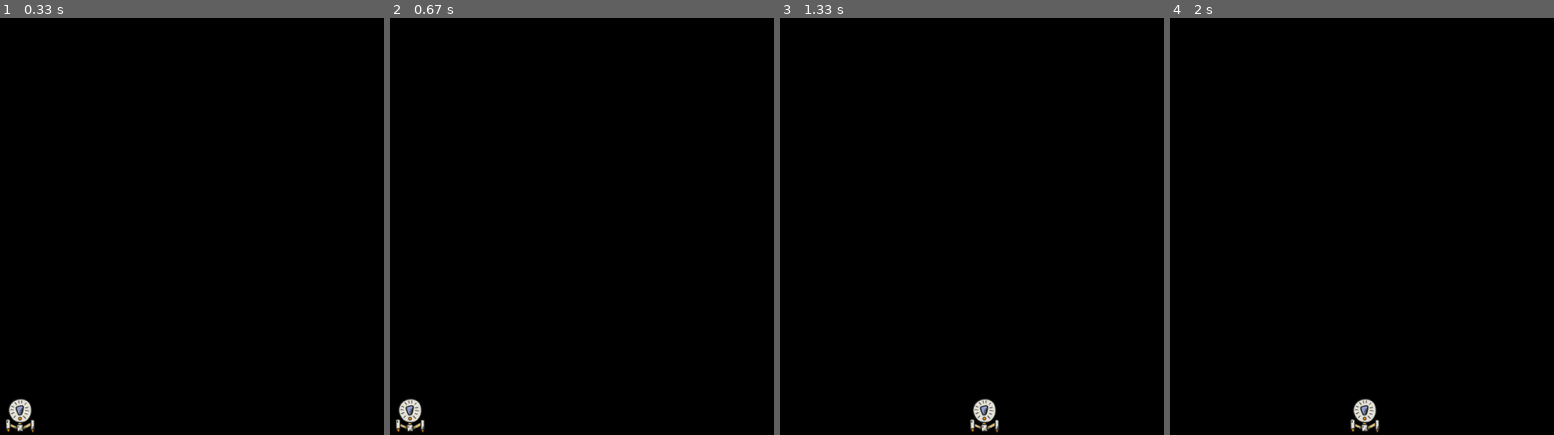
Above: before the commit, frames 1-4 (left to right).
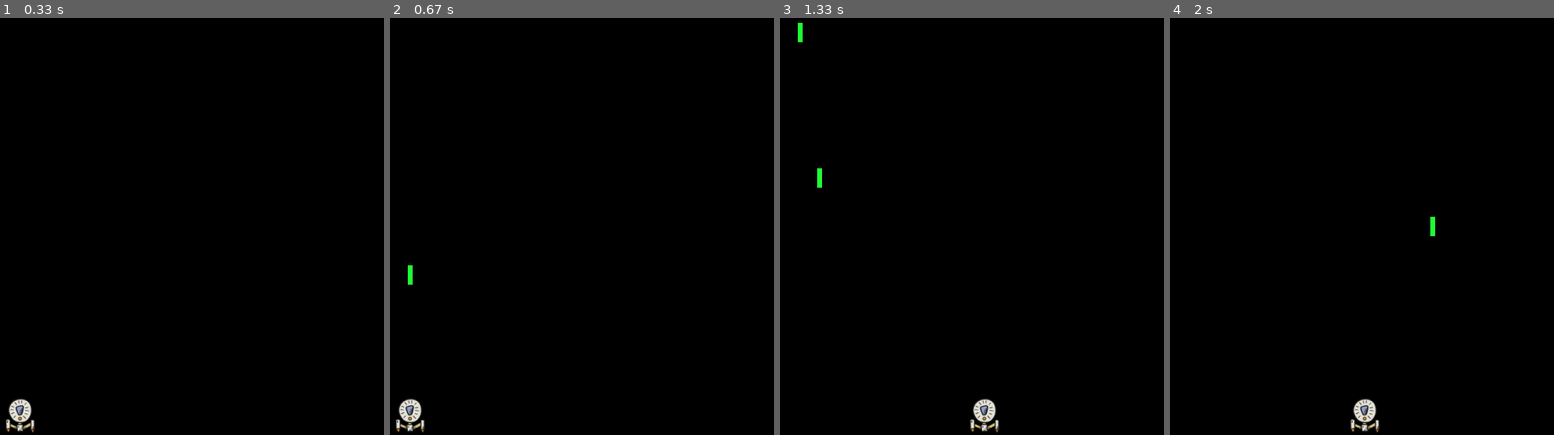
Above: after the commit, the same moments.

Repository: ravenusmc/game_collection
Game: pygame game, started from space_invaders/main.py
Two runs of this game, one before a commit and one after it. Both use one fixed random seed, a clock stepped at 60 frames per second and the inputs below.
Inputs:
- Up to frame 1 (0.33 s): no input
- Up to frame 2 (0.67 s): tap Space at 0.33 s
- Up to frame 3 (1.33 s): hold Right 0.67-1.13 s; tap Space at 0.73, 1.03, 1.23 s; hold Right from 1.17 s (still down)
- Up to frame 4 (2 s): tap Space at 1.53, 1.73 s; release Right at 1.63 s; hold Left from 1.67 s (still down)

Frame 1 is identical in both runs. In frame 2, less than 0.1% of the frame differs, in the area x 4-6%, y 59-64%; in frame 3, 0.1%, in the area x 4-11%, y 1-41%; in frame 4, less than 0.1%.

Commit message:
worked on playerbullet class

Diff:
--- a/space_invaders/main.py
+++ b/space_invaders/main.py
@@ -62,7 +62,6 @@
         self.bullet_group = bullet_group
         self.shoot_sound = pygame.mixer.Sound("./assets/player_fire.wav")
 
-
     def update(self):
         keys = pygame.key.get_pressed()
 
@@ -73,7 +72,11 @@
             self.rect.x += self.velocity
 
     def fire(self):
-        pass
+        """Fire a bullet"""
+        #Restrict the number of bullets on screen at a time
+        if len(self.bullet_group) < 2:
+            self.shoot_sound.play()
+            PlayerBullet(self.rect.centerx, self.rect.top, self.bullet_group)
 
     def reset(self):
         self.rect.centerx = WINDOW_WIDTH//2
@@ -94,11 +97,21 @@
 
 class PlayerBullet(pygame.sprite.Sprite):
 
-    def __init__(self):
-        pass
+    def __init__(self, x, y, bullet_group):
+        super().__init__()
+        self.image = pygame.image.load("./assets/green_laser.png")
+        self.rect = self.image.get_rect()
+        self.rect.centerx = x
+        self.rect.centery = y
+
+        self.velocity = 10
+        bullet_group.add(self)
 
     def update(self):
-        pass
+        self.rect.y -= self.velocity
+        if self.rect.bottom < 0:
+            self.kill()
+
 
 class AlienBullet(pygame.sprite.Sprite):
 
@@ -129,6 +142,10 @@
     for event in pygame.event.get():
         if event.type == pygame.QUIT:
             running = False
+        #The player wants to fire
+        if event.type == pygame.KEYDOWN:
+            if event.key == pygame.K_SPACE:
+                my_player.fire()
 
     #Fill the display
     display_surface.fill((0,0,0))
--- /dev/null
+++ b/space_invaders/space_invaders.py
@@ -0,0 +1,387 @@
+import pygame, random
+
+#Initialize pygame
+pygame.init()
+
+#Set display surface
+WINDOW_WIDTH = 1200
+WINDOW_HEIGHT = 700
+display_surface = pygame.display.set_mode((WINDOW_WIDTH, WINDOW_HEIGHT))
+pygame.display.set_caption("Space Invaders")
+
+#Set FPS and clock
+FPS = 60
+clock = pygame.time.Clock()
+
+#Define Classes
+class Game():
+    """A class to help control and update gameplay"""
+
+    def __init__(self, player, alien_group, player_bullet_group, alien_bullet_group):
+        """Initialze the game"""
+        #Set game values
+        self.round_number = 1
+        self.score = 0
+
+        self.player = player
+        self.alien_group = alien_group
+        self.player_bullet_group = player_bullet_group
+        self.alien_bullet_group = alien_bullet_group
+
+        #Set sounds and music
+        self.new_round_sound = pygame.mixer.Sound("new_round.wav")
+        self.breach_sound = pygame.mixer.Sound("breach.wav")
+        self.alien_hit_sound = pygame.mixer.Sound("alien_hit.wav")
+        self.player_hit_sound = pygame.mixer.Sound("player_hit.wav")
+
+        #Set font
+        self.font = pygame.font.Font("Facon.ttf", 32)
+
+    def update(self):
+        """Update the game"""
+        self.shift_aliens()
+        self.check_collisions()
+        self.check_round_completion()
+
+    def draw(self):
+        """Draw the HUD and other information to display"""
+        #Set colors
+        WHITE = (255, 255, 255)
+
+        #Set text
+        score_text = self.font.render("Score: " + str(self.score), True, WHITE)
+        score_rect = score_text.get_rect()
+        score_rect.centerx = WINDOW_WIDTH//2
+        score_rect.top = 10
+
+        round_text = self.font.render("Round: " + str(self.round_number), True, WHITE)
+        round_rect = round_text.get_rect()
+        round_rect.topleft = (20, 10)
+
+        lives_text = self.font.render("Lives: " + str(self.player.lives), True, WHITE)
+        lives_rect = lives_text.get_rect()
+        lives_rect.topright = (WINDOW_WIDTH - 20, 10)
+
+        #Blit the HUD to the display
+        display_surface.blit(score_text, score_rect)
+        display_surface.blit(round_text, round_rect)
+        display_surface.blit(lives_text, lives_rect)
+        pygame.draw.line(display_surface, WHITE, (0, 50), (WINDOW_WIDTH, 50), 4)
+        pygame.draw.line(display_surface, WHITE, (0, WINDOW_HEIGHT - 100), (WINDOW_WIDTH, WINDOW_HEIGHT - 100), 4)
+
+    def shift_aliens(self):
+        """Shift a wave of aliens down the screen and reverse direction"""
+        #Determine if alien group has hit an edge
+        shift = False
+        for alien in (self.alien_group.sprites()):
+            if alien.rect.left <= 0 or alien.rect.right >= WINDOW_WIDTH:
+                shift = True
+
+        #Shift every alien down, change direction, and check for a breach
+        if shift:
+            breach = False
+            for alien in (self.alien_group.sprites()):
+                #Shift down
+                alien.rect.y += 10*self.round_number
+
+                #Reverse the direction and move the alien off the edge so 'shift' doesn't trigger
+                alien.direction = -1*alien.direction
+                alien.rect.x += alien.direction*alien.velocity
+
+                #Check if an alien reached the ship
+                if alien.rect.bottom >= WINDOW_HEIGHT - 100:
+                    breach = True
+
+            #Aliens breached the line
+            if breach:
+                self.breach_sound.play()
+                self.player.lives -= 1
+                self.check_game_status("Aliens breached the line!", "Press 'Enter' to continue")
+
+
+    def check_collisions(self):
+        """Check for collisions"""
+        #See if any bullet in the player bullet group hit an alien in the alien group
+        if pygame.sprite.groupcollide(self.player_bullet_group, self.alien_group, True, True):
+            self.alien_hit_sound.play()
+            self.score += 100
+
+        #See if the player has collided with any bullet in the alien bullet group
+        if pygame.sprite.spritecollide(self.player, self.alien_bullet_group, True):
+            self.player_hit_sound.play()
+            self.player.lives -= 1
+
+            self.check_game_status("You've been hit!", "Press 'Enter' to continue")
+
+    def check_round_completion(self):
+        """Check to see if a player has completed a single round"""
+        #If the alien group is empty, you've completed the round
+        if not (self.alien_group):
+            self.score += 1000*self.round_number
+            self.round_number += 1
+
+            self.start_new_round()
+
+
+    def start_new_round(self):
+        """Start a new round"""
+        #Create a grid of Aliens 11 columns and 5 rows.
+        for i in range(11):
+            for j in range(5):
+                alien = Alien(64 + i*64, 64 + j*64, self.round_number, self.alien_bullet_group)
+                self.alien_group.add(alien)
+
+        #Pause the game and prompt user to start
+        self.new_round_sound.play()
+        self.pause_game("Space Invaders Round " + str(self.round_number), "Press 'Enter' to begin")
+
+    def check_game_status(self, main_text, sub_text):
+        """Check to see the status of the game and how the player died"""
+        #Empty the bullet groups and reset player and remaining aliens
+        self.alien_bullet_group.empty()
+        self.player_bullet_group.empty()
+        self.player.reset()
+        for alien in self.alien_group:
+            alien.reset()
+
+        #Check if the game is over or if it is a simple round reset
+        if self.player.lives == 0:
+            self.reset_game()
+        else:
+            self.pause_game(main_text, sub_text)
+
+
+    def pause_game(self, main_text, sub_text):
+        """Pauses the game"""
+        global running
+
+        #Set colors
+        WHITE = (255, 255, 255)
+        BLACK = (0, 0, 0)
+
+        #Create main pause text
+        main_text = self.font.render(main_text, True, WHITE)
+        main_rect = main_text.get_rect()
+        main_rect.center = (WINDOW_WIDTH//2, WINDOW_HEIGHT//2)
+
+        #Create sub pause text
+        sub_text = self.font.render(sub_text, True, WHITE)
+        sub_rect = sub_text.get_rect()
+        sub_rect.center = (WINDOW_WIDTH//2, WINDOW_HEIGHT//2 + 64)
+
+        #Blit the pause text
+        display_surface.fill(BLACK)
+        display_surface.blit(main_text, main_rect)
+        display_surface.blit(sub_text, sub_rect)
+        pygame.display.update()
+
+        #Pause the game until the user hits enter
+        is_paused = True
+        while is_paused:
+            for event in pygame.event.get():
+                #The user wants to play again
+                if event.type == pygame.KEYDOWN:
+                    if event.key == pygame.K_RETURN:
+                        is_paused = False
+                #The user wants to quit
+                if event.type == pygame.QUIT:
+                    is_paused = False
+                    running = False
+
+    def reset_game(self):
+        """Reset the game"""
+        self.pause_game("Final Score: " + str(self.score), "Press 'Enter' to play again")
+
+        #Reset game values
+        self.score = 0
+        self.round_number = 1
+
+        self.player.lives = 5
+
+        #Empty groups
+        self.alien_group.empty()
+        self.alien_bullet_group.empty()
+        self.player_bullet_group.empty()
+
+        #Start a new game
+        self.start_new_round()
+
+
+class Player(pygame.sprite.Sprite):
+    """A class to model a spaceship the user can controll"""
+
+    def __init__(self, bullet_group):
+        """Initialize the player"""
+        super().__init__()
+        self.image = pygame.image.load("player_ship.png")
+        self.rect = self.image.get_rect()
+        self.rect.centerx = WINDOW_WIDTH//2
+        self.rect.bottom = WINDOW_HEIGHT
+
+        self.lives = 5
+        self.velocity = 8
+
+        self.bullet_group = bullet_group
+
+        self.shoot_sound = pygame.mixer.Sound("player_fire.wav")
+
+    def update(self):
+        """Update the player"""
+        keys = pygame.key.get_pressed()
+
+        #Move the player within the bounds of the screen
+        if keys[pygame.K_LEFT] and self.rect.left > 0:
+            self.rect.x -= self.velocity
+        if keys[pygame.K_RIGHT] and self.rect.right < WINDOW_WIDTH:
+            self.rect.x += self.velocity
+
+    def fire(self):
+        """Fire a bullet"""
+        #Restrict the number of bullets on screen at a time
+        if len(self.bullet_group) < 2:
+            self.shoot_sound.play()
+            PlayerBullet(self.rect.centerx, self.rect.top, self.bullet_group)
+
+    def reset(self):
+        """Reset the players position"""
+        self.rect.centerx = WINDOW_WIDTH//2
+
+
+class Alien(pygame.sprite.Sprite):
+    """A class to model an enemy alien"""
+
+    def __init__(self, x, y, velocity, bullet_group):
+        """Initialize the alien"""
+        super().__init__()
+        self.image = pygame.image.load("alien.png")
+        self.rect = self.image.get_rect()
+        self.rect.topleft = (x, y)
+
+        self.starting_x = x
+        self.starting_y = y
+
+        self.direction = 1
+        self.velocity = velocity
+        self.bullet_group = bullet_group
+
+        self.shoot_sound = pygame.mixer.Sound("alien_fire.wav")
+
+    def update(self):
+        """Update the alien"""
+        self.rect.x += self.direction*self.velocity
+
+        #Randomly fire a bullet
+        if random.randint(0, 1000) > 999 and len(self.bullet_group) < 3:
+            self.shoot_sound.play()
+            self.fire()
+
+    def fire(self):
+        """Fire a bullet"""
+        AlienBullet(self.rect.centerx, self.rect.bottom, self.bullet_group)
+
+    def reset(self):
+        """Reset the alien position"""
+        self.rect.topleft = (self.starting_x, self.starting_y)
+        self.direction = 1
+
+
+class PlayerBullet(pygame.sprite.Sprite):
+    """A class to model a bullet fired by the player"""
+
+    def __init__(self, x, y, bullet_group):
+        """Initialize the bullet"""
+        super().__init__()
+        self.image = pygame.image.load("green_laser.png")
+        self.rect = self.image.get_rect()
+        self.rect.centerx = x
+        self.rect.centery = y
+
+        self.velocity = 10
+        bullet_group.add(self)
+
+    def update(self):
+        """Update the bullet"""
+        self.rect.y -= self.velocity
+
+        #If the bullet is off the screen, kill it
+        if self.rect.bottom < 0:
+            self.kill()
+
+
+class AlienBullet(pygame.sprite.Sprite):
+    """A class to model a bullet fired by the alien"""
+
+    def __init__(self, x, y, bullet_group):
+        """Initialize the bullet"""
+        super().__init__()
+        self.image = pygame.image.load("red_laser.png")
+        self.rect = self.image.get_rect()
+        self.rect.centerx = x
+        self.rect.centery = y
+
+        self.velocity = 10
+        bullet_group.add(self)
+
+    def update(self):
+        """Update the bullet"""
+        self.rect.y += self.velocity
+
+        #If the bullet is off the screen, kill it
+        if self.rect.top > WINDOW_HEIGHT:
+            self.kill()
+
+
+#Create bullet groups
+my_player_bullet_group = pygame.sprite.Group()
+my_alien_bullet_group = pygame.sprite.Group()
+
+#Create a player group and Player object
+my_player_group = pygame.sprite.Group()
+my_player = Player(my_player_bullet_group)
+my_player_group.add(my_player)
+
+#Create an alien group.  Will add Alien objects via the game's start new round method
+my_alien_group = pygame.sprite.Group()
+
+#Create a Game object
+my_game = Game(my_player, my_alien_group, my_player_bullet_group, my_alien_bullet_group)
+my_game.start_new_round()
+
+#The main game loop
+running = True
+while running:
+    #Check to see if the user wants to quit
+    for event in pygame.event.get():
+        if event.type == pygame.QUIT:
+            running = False
+        #The player wants to fire
+        if event.type == pygame.KEYDOWN:
+            if event.key == pygame.K_SPACE:
+                my_player.fire()
+
+    #Fill the display
+    display_surface.fill((0, 0, 0))
+
+    #Update and display all sprite groups
+    my_player_group.update()
+    my_player_group.draw(display_surface)
+
+    my_alien_group.update()
+    my_alien_group.draw(display_surface)
+
+    my_player_bullet_group.update()
+    my_player_bullet_group.draw(display_surface)
+
+    my_alien_bullet_group.update()
+    my_alien_bullet_group.draw(display_surface)
+
+    #Update and draw Game object
+    my_game.update()
+    my_game.draw()
+
+    #Update the display and tick clock
+    pygame.display.update()
+    clock.tick(FPS)
+
+#End the game
+pygame.quit()
